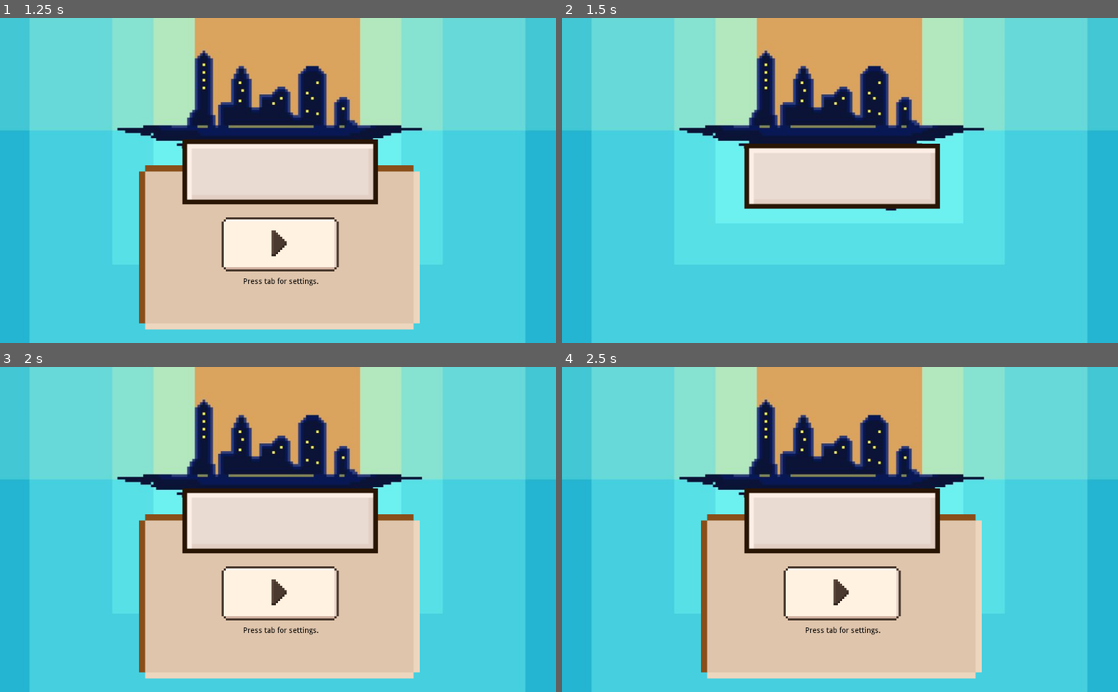
Above: before the commit, frames 1-4 (two rows, left to right).
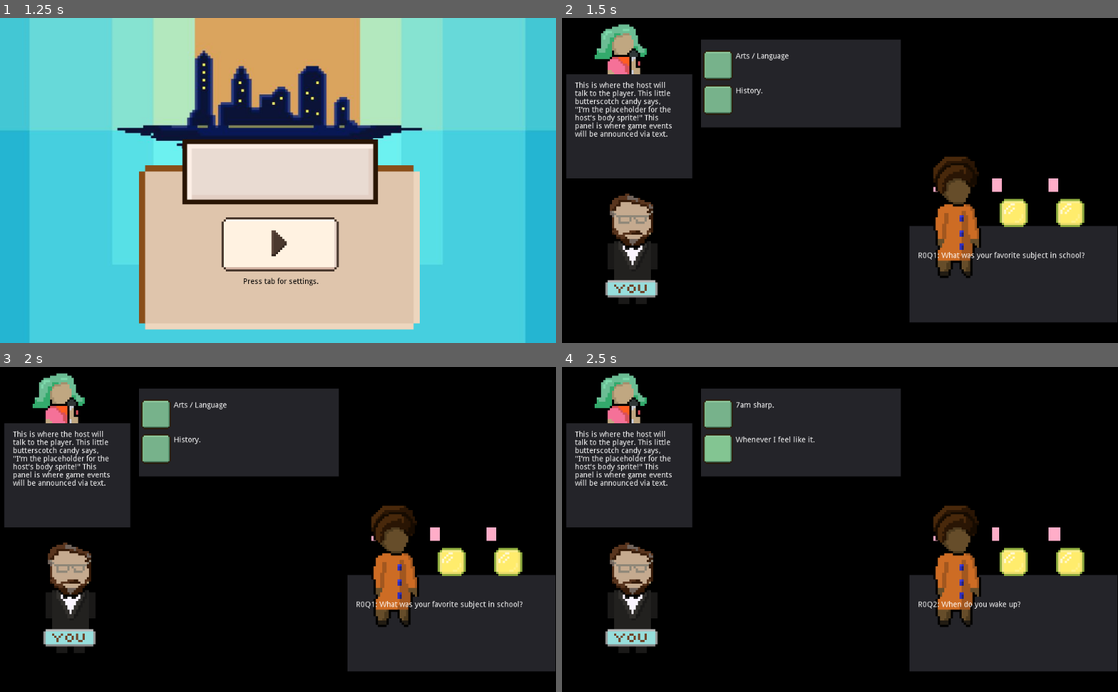
Above: after the commit, the same moments.

Repository: Clover10123/Subtraction
Game: Godot game, scene res://Scenes/MainScene.tscn
The game is run twice, just before and just after one commit, with the same random seed, the same clock (stepped at 60 frames per second) and the same inputs.
Inputs (mouse positions are in pixels of both pictures, inside the frame that each line leads up to):
- Up to frame 1 (1.25 s): click (283, 342) at 0.5 s
- Up to frame 2 (1.5 s): click (845, 245) at 1.25 s
- Up to frame 3 (2 s): no input
- Up to frame 4 (2.5 s): click (717, 448) at 2 s, where only the run after the commit has a clickable "History."

Frame 1 is identical in both runs. In frame 2, 99% of the frame differs, in the area x 0-100%, y 0-100%; in frame 3, 99%; in frame 4, 99%.
Error before the commit: Invalid call. Nonexistent function 'pop' in base 'Reference (Characters.gd)'. (res://Scenes/Scripts/Dates.gd:23)
Error after the commit: Invalid call. Nonexistent function 'pop' in base 'Array'. (res://Scenes/Scripts/Characters.gd:26)

Commit message:
fixed small errors

Diff:
--- a/Scenes/GameScene.tscn
+++ b/Scenes/GameScene.tscn
@@ -10,6 +10,7 @@
 [ext_resource path="res://textures/graphics/pink bar.png" type="Texture" id=8]
 [ext_resource path="res://Scenes/Scripts/GameScene.gd" type="Script" id=9]
 [ext_resource path="res://textures/graphics/youlabel.png" type="Texture" id=10]
+[ext_resource path="res://textures/characters/dates/femdate1.png" type="Texture" id=11]
 
 [node name="GameScene" type="Node2D"]
 script = ExtResource( 9 )
@@ -62,7 +63,7 @@
 
 [node name="Date1" type="Sprite" parent="DatePanel/Date1Affection"]
 position = Vector2( 44, 64 )
-texture = ExtResource( 7 )
+texture = ExtResource( 11 )
 
 [node name="Date2Affection" type="TextureProgress" parent="DatePanel"]
 margin_left = 152.0
--- a/Scenes/MainScene.tscn
+++ b/Scenes/MainScene.tscn
@@ -129,5 +129,6 @@
 
 [node name="Timer" type="Timer" parent="."]
 one_shot = true
+
 [connection signal="pressed" from="ButtonPanel/PlayButton" to="." method="_on_PlayButton_pressed"]
 [connection signal="timeout" from="Timer" to="." method="_on_Timer_timeout"]
--- a/Scenes/Scripts/Characters.gd
+++ b/Scenes/Scripts/Characters.gd
@@ -20,3 +20,7 @@
 				characters.append(load(CHARACTER_PATH+file.replace(".import", "")))
 
 	dir.list_dir_end()
+
+
+func pop():
+	return characters.pop()
Not shown: 1 places in Scenes/GameScene.tscn that only renumber resources
